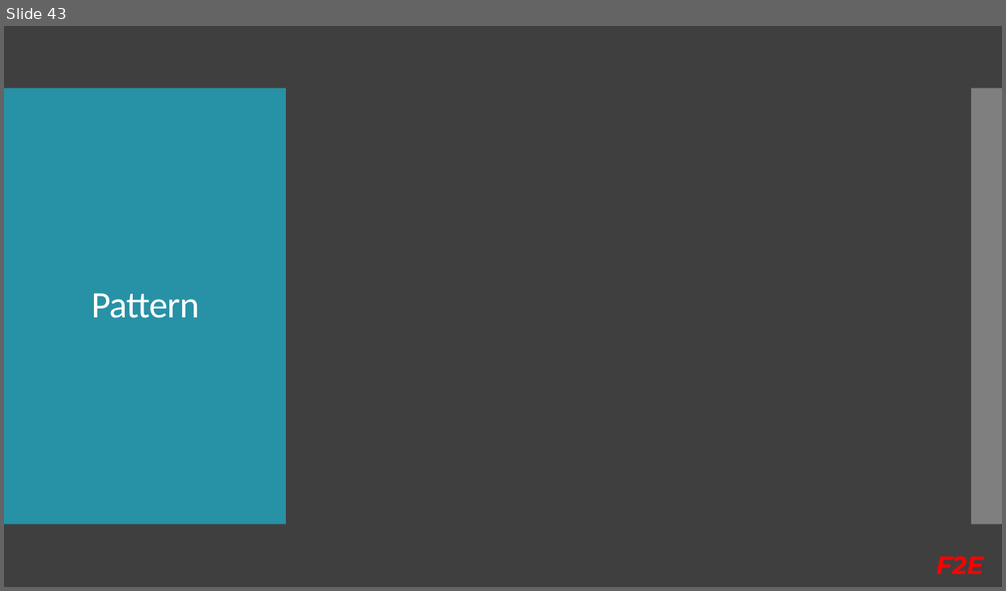
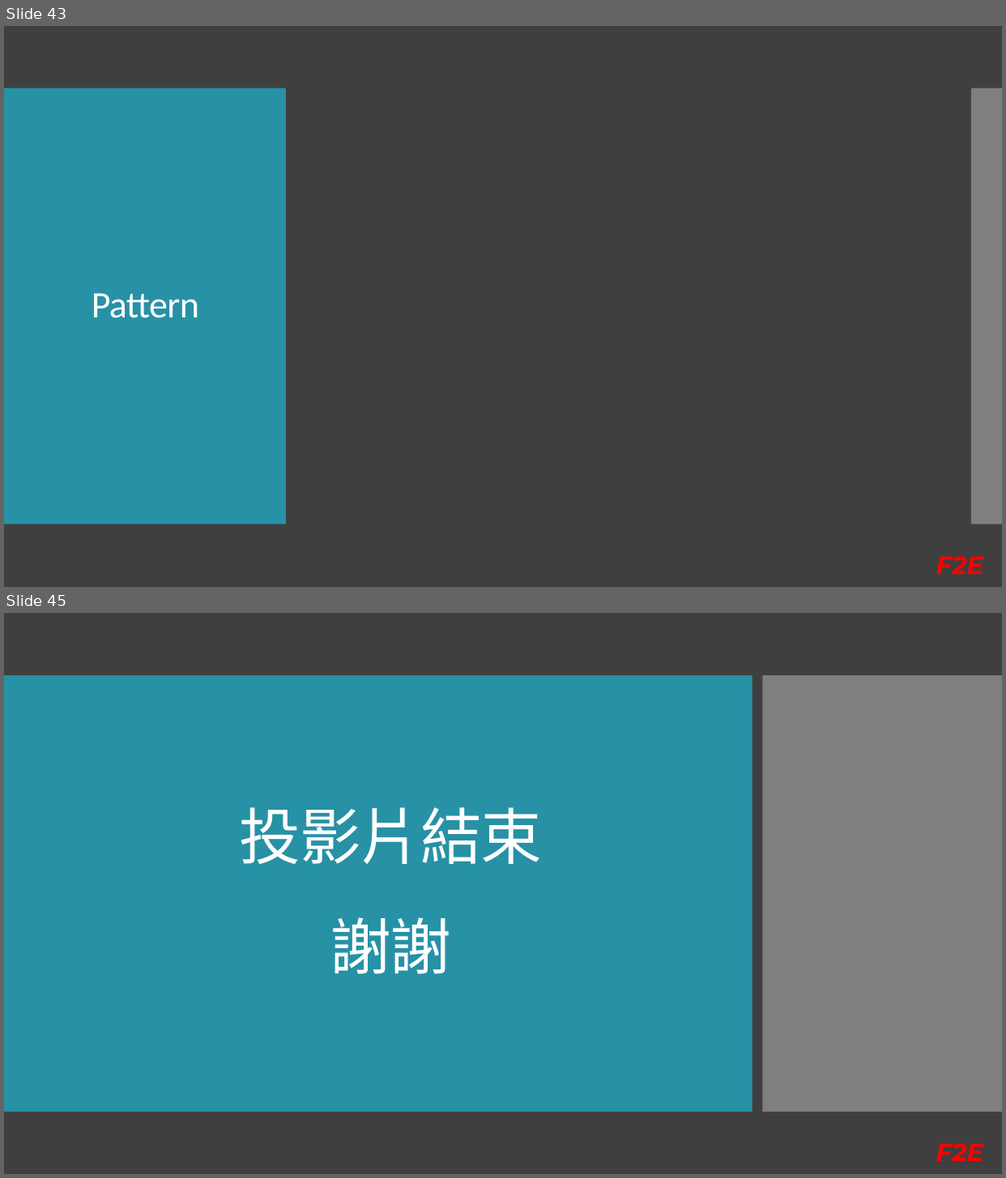
Before and after one commit to Kader-coder/React-Hooks, a slide deck: PPT/React Hooks &.pptx. Shown one above the other, each under a label of ours: slide 43 before the commit, slides 43 and 45 after it; the slides between them are not shown. The pictures are 1006x591 and 1006x1178 pixels, drawn with LibreOffice and Linux fonts; fonts in the diff are those of the drawing. Boxes give left, top, right and bottom in pixels: in the first picture for what was removed or moved away, otherwise in the second. Text is boxed around its words. In the diff, an @@ line names an element or a change of style, - is before the commit and + after.

```diff
--- a/PPT/React Hooks &.pptx
+++ b/PPT/React Hooks &.pptx
@@ slide 45 added at [4, 613, 1002, 1174], background #3F3F3F; not listed: 1 template element that a slide beside it also shows @@
@@ rectangle added at [4, 675, 752, 1112], fill #2791A6 @@
@@ rectangle added at [762, 675, 1002, 1112], fill #BFBFBF at 50% opacity @@
@@ title added at [240, 807, 543, 974], 59 pt, text #FFFFFF @@
+投影片結束
+謝謝
```
Also in this commit, not shown: 1 slide changed, 1 other slide added.
